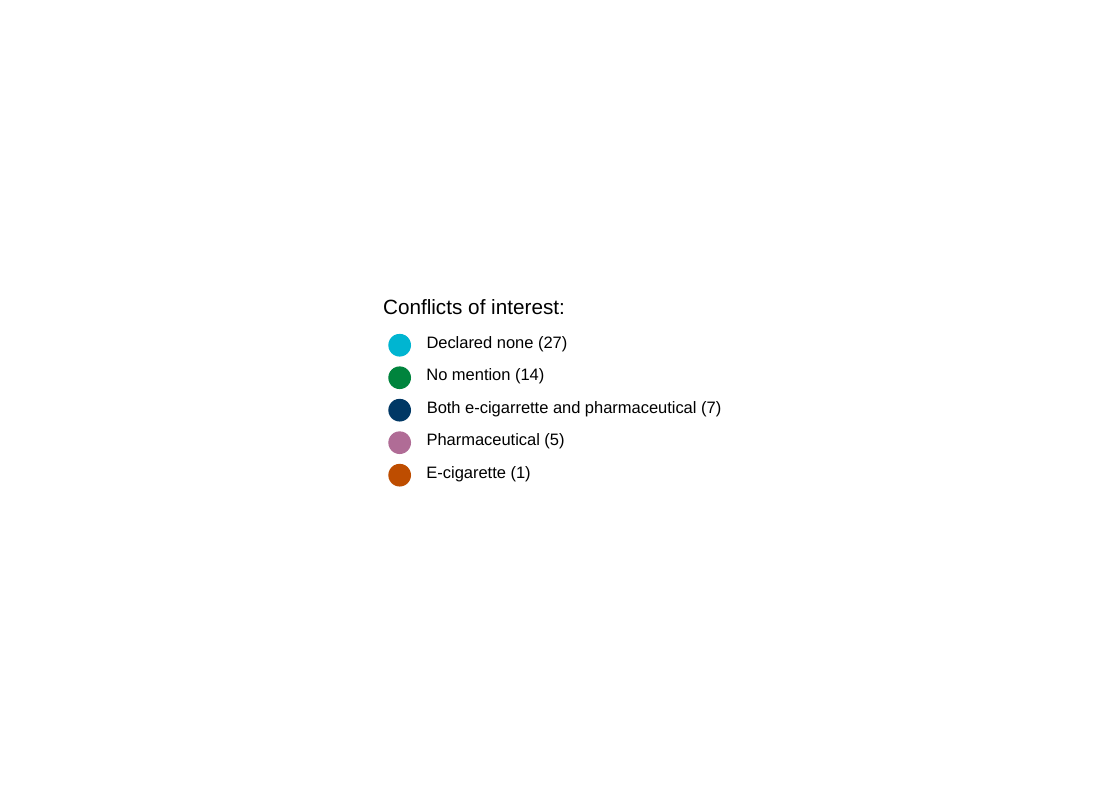
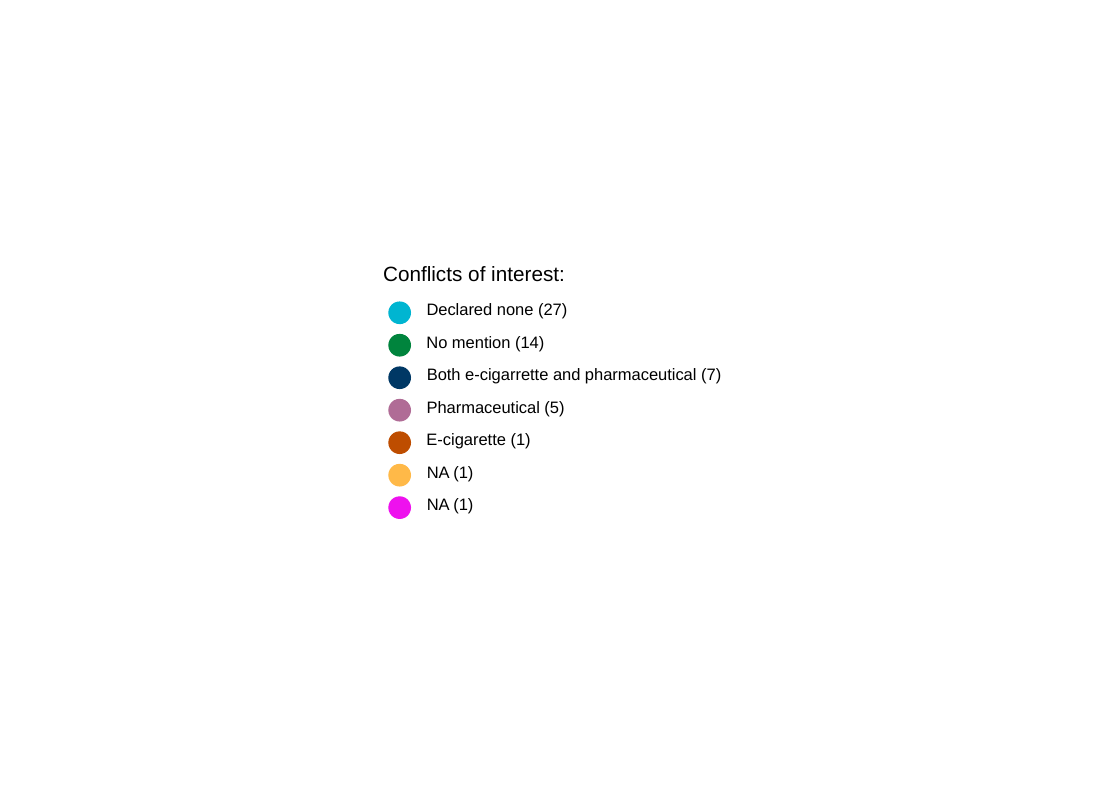
Before and after one commit to marissasmith8/Citation-Network-Analysis, a slide deck: slide 1 of outputs/legend_conf_paper.pptx. Drawn at 1120x789 pixels with LibreOffice and Linux fonts; fonts in the diff are those of the drawing. Boxes give left, top, right and bottom in pixels: in the first picture for what was removed or moved away, otherwise in the second. Text is boxed around its words. In the diff, an @@ line names an element or a change of style, - is before the commit and + after.

```diff
--- a/outputs/legend_conf_paper.pptx
+++ b/outputs/legend_conf_paper.pptx
@@ 2 ellipses, 2 texts: place and size @@
-2 ellipses, 2 texts at [389, 367, 564, 454]
+2 ellipses, 2 texts at [389, 335, 564, 421]
@@ 4 texts, 3 ellipses: place and size @@
-4 texts, 3 ellipses at [383, 299, 721, 486]
+4 texts, 3 ellipses at [383, 266, 721, 454]
@@ group added at [389, 465, 473, 519]: 2 ellipses, 2 texts @@
+NA (1)
+NA (1)
```
Also in this commit, not shown: 5 other files.
